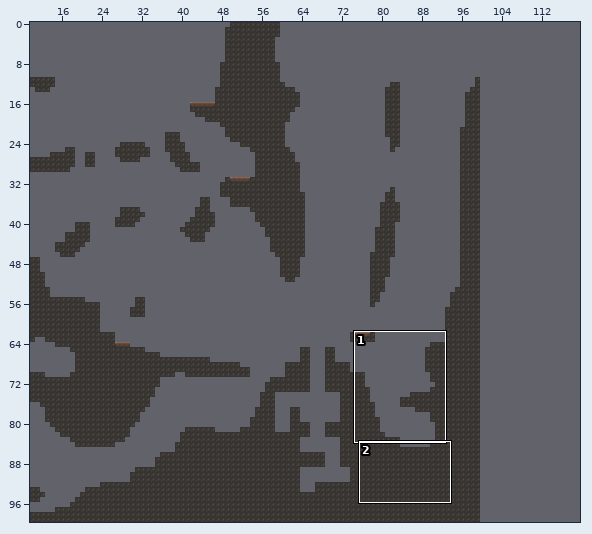
Tiled map, stored at Assets/Tilemaps/Doodles/final_levels/bonus_level.tmx. Above, an overview of the earlier version with the close-up marked.
Close-up. Before the edit:
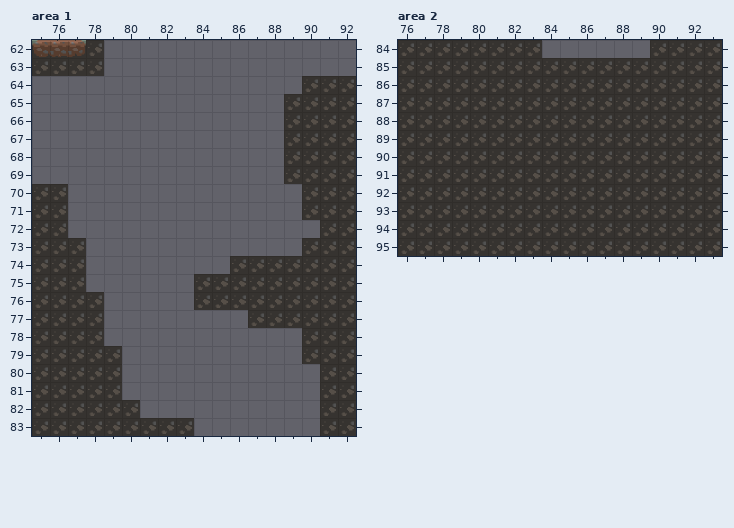
Cells are 32x32 px. Shown: area 1 x 75..92, y 62..83; area 2 x 76..93, y 84..95. The commit also changed other parts of the map, which this record leaves out. The old version is drawn lined up with the new one.
The result:
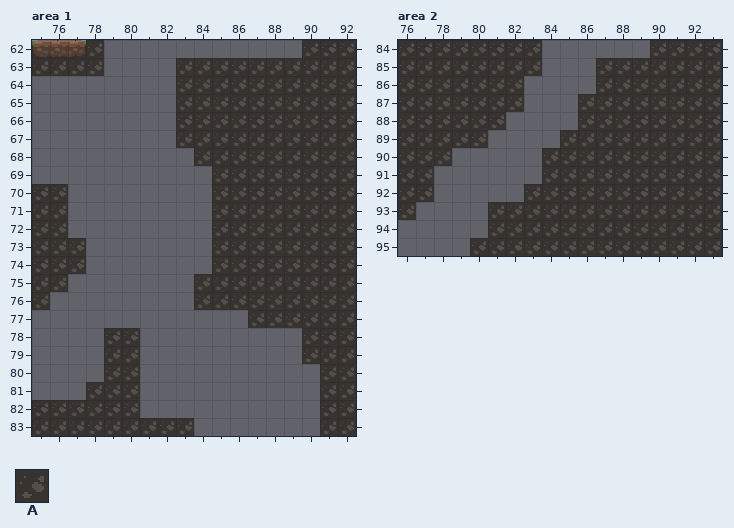
Key: from "tiles_16_with_vines": A 7.
_ is an empty cell, . an unchanged one.
Difference:
map size 100x100 -> 120x100 cells
--- layer "GroundLayer", area 1
@@ x 75..92 @@
-62 ...............___
-63 ........__________
-64 ........_______...
-65 ........______....
-66 ........______....
-67 ........______....
-68 ........._____....
-69 ..........____....
-70 .........._____...
-71 .........._____...
-72 ..........______..
-73 .........._____...
-74 .........._.......
-75 ..A...............
-76 .AAA..............
-77 AAAA..............
-78 AAAA__............
-79 AAAA._............
-80 AAAA._............
-81 AAA.._............
+62 ...............AAA
+63 ........AAAAAAAAAA
+64 ........AAAAAAA...
+65 ........AAAAAA....
+66 ........AAAAAA....
+67 ........AAAAAA....
+68 .........AAAAA....
+69 ..........AAAA....
+70 ..........AAAAA...
+71 ..........AAAAA...
+72 ..........AAAAAA..
+73 ..........AAAAA...
+74 ..........A.......
+75 .._...............
+76 .___..............
+77 ____..............
+78 ____AA............
+79 ____.A............
+80 ____.A............
+81 ___..A............
--- layer "GroundLayer", area 2
@@ x 76..86 @@
-85 ........AAA
-86 .......AAAA
-87 .......AAA.
-88 ......AAAA.
-89 .....AAAA..
-90 ...AAAAA...
-91 ..AAAAAA...
-92 ..AAAAA....
-93 .AAAA......
-94 AAAAA......
-95 AAAA.......
+85 ........___
+86 .......____
+87 .......___.
+88 ......____.
+89 .....____..
+90 ..._____...
+91 ..______...
+92 .._____....
+93 .____......
+94 _____......
+95 ____.......
Where, in picture pixels (left, top, right, bottom), the same in both close-ups:
added: (176, 40, 356, 274)
changed: (32, 274, 140, 400)
removed: (398, 58, 596, 256)
